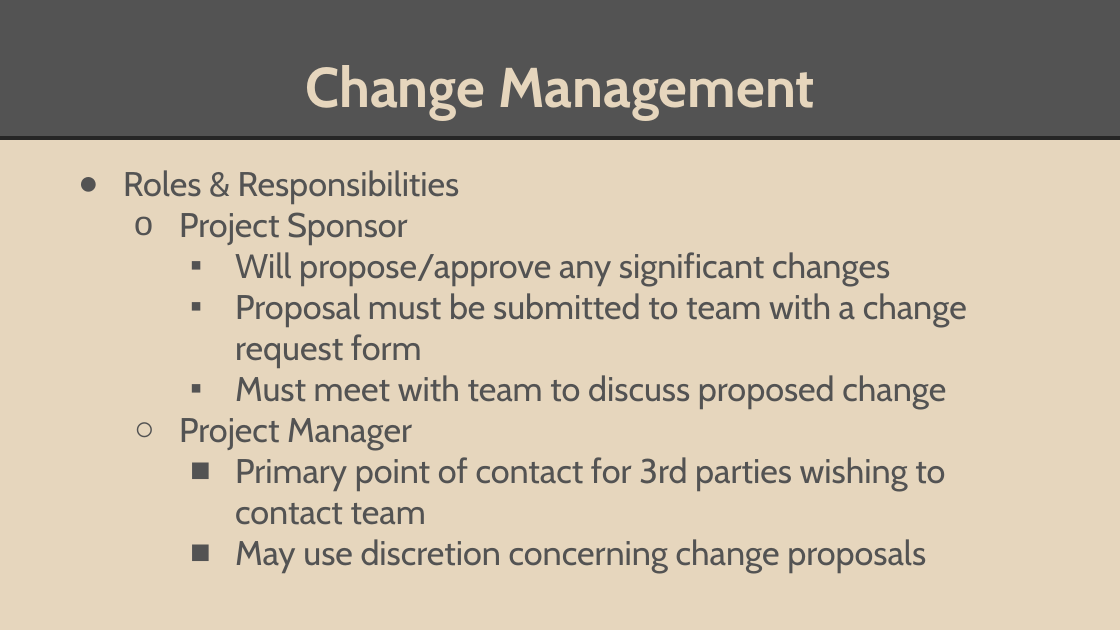
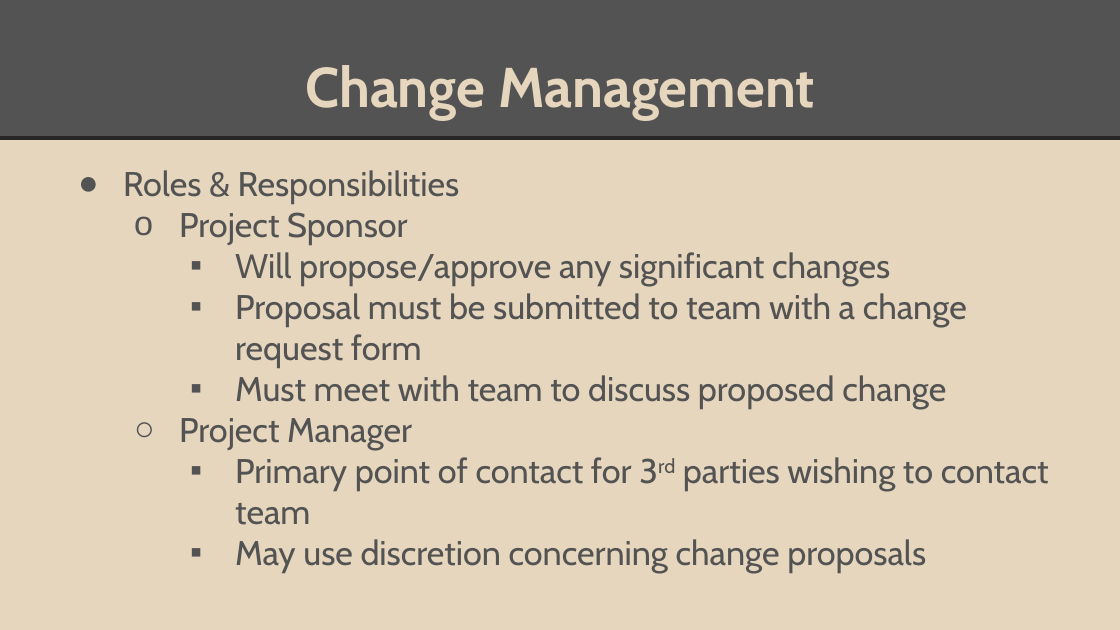
Before and after one commit to Sinmara/Senior-Design, a slide deck: slide 22 of Presentations/Project Charter Presentation.pptx. Drawn at 1120x630 pixels with LibreOffice and Linux fonts; fonts in the diff are those of the drawing. Boxes give left, top, right and bottom in pixels: in the first picture for what was removed or moved away, otherwise in the second. Text is boxed around its words. In the diff, an @@ line names an element or a change of style, - is before the commit and + after.

Commit message:
Final presentation - did a touch of editing, centering headings and adjusting bullet point sizes

```diff
--- a/Presentations/Project Charter Presentation.pptx
+++ b/Presentations/Project Charter Presentation.pptx
@@ text at (235, 457, 1049, 574): now superscript in "3rd"; bullet ■ to ▪ @@
```
Also in this commit, not shown: 7 other slides changed.
